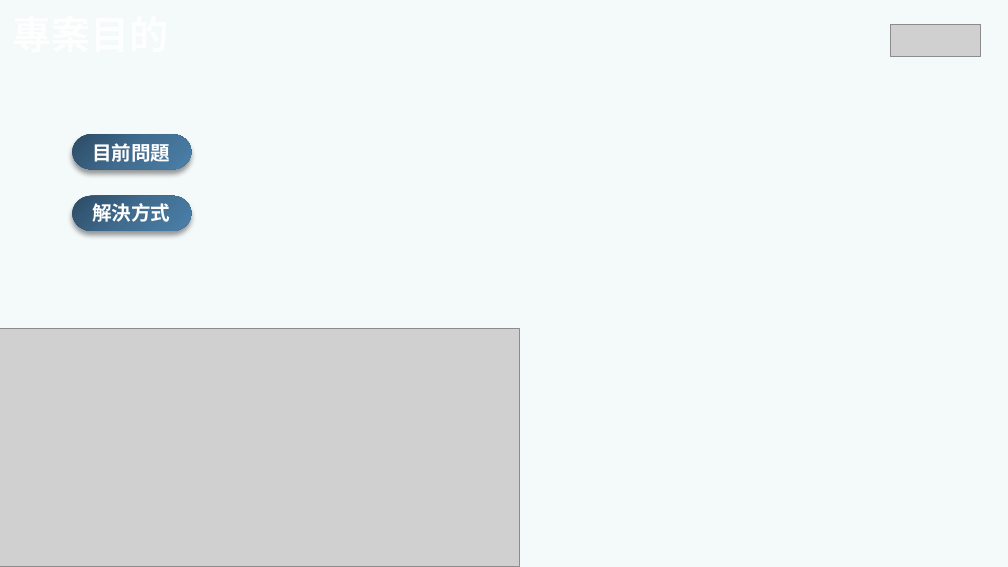
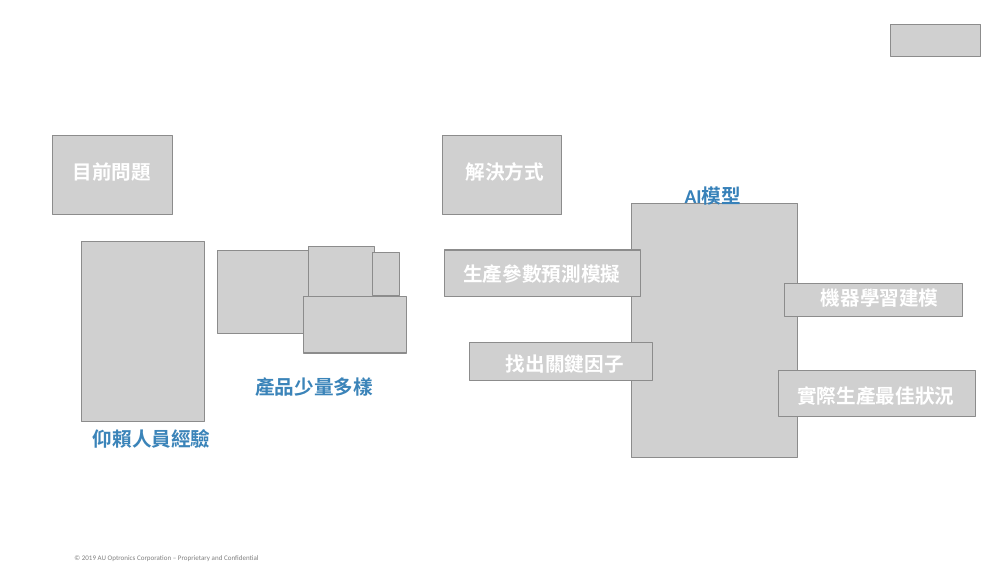
Before and after one commit to DorisssChan/web-crawler, a slide deck: slide 3 of 20200723_CD_詹惠婷.pptx. Drawn at 1008x567 pixels with LibreOffice and Linux fonts; fonts in the diff are those of the drawing; grey boxes stand for pictures; background and template pictures are left out. Boxes give left, top, right and bottom in pixels: in the first picture for what was removed or moved away, otherwise in the second. Text is boxed around its words. In the diff, an @@ line names an element or a change of style, - is before the commit and + after.

```diff
--- a/20200723_CD_詹惠婷.pptx
+++ b/20200723_CD_詹惠婷.pptx
@@ title at (2,5,1008,134): text changed @@
-專案目的
+專案背景
@@ picture added at (52,136,172,216) @@
@@ pill shape removed at (73,134,192,169) @@
@@ picture added at (443,135,562,215) @@
@@ text "目前問題" rewrapped from (92,139,170,162) to (73,163,151,180) @@
@@ text "解決方式": place and size @@
-text "解決方式" at (92,203,170,222)
+text "解決方式" at (466,163,544,180)
@@ pill shape removed at (73,196,192,231) @@
@@ picture added at (632,203,797,457) @@
@@ text added at (685,187,741,205), 14 pt, text #3781B9, bold @@
+AI模型
@@ picture added at (82,242,206,422) @@
@@ group added at (218,246,406,354): 4 pictures @@
@@ picture added at (445,250,641,296) @@
@@ text added at (463,265,620,282), 14 pt, text #FFFFFF, bold @@
+生產參數預測模擬
@@ picture added at (784,283,963,317) @@
@@ text added at (821,283,939,311), 14 pt, text #FFFFFF, bold @@
+機器學習建模
@@ picture removed at (0,329,519,567) @@
@@ picture added at (470,343,652,381) @@
@@ text added at (506,355,624,372), 14 pt, text #FFFFFF, bold @@
+找出關鍵因子
@@ text added at (255,377,373,396), 14 pt, text #3B84B9, bold @@
+產品少量多樣
@@ picture added at (779,371,976,417) @@
@@ text added at (797,387,954,404), 14 pt, text #FFFFFF, bold @@
+實際生產最佳狀況
@@ text added at (93,429,211,448), 14 pt, text #3B84B9, bold @@
+仰賴人員經驗
```
Also in this commit, not shown: 5 other slides changed, 5 slides added, 1 slide removed.
